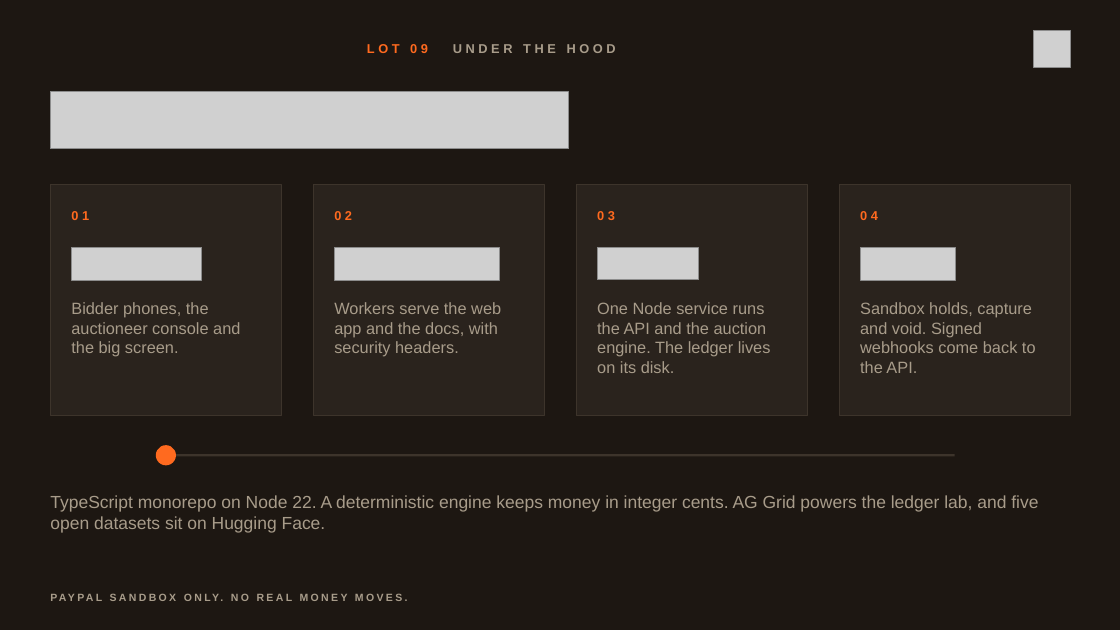
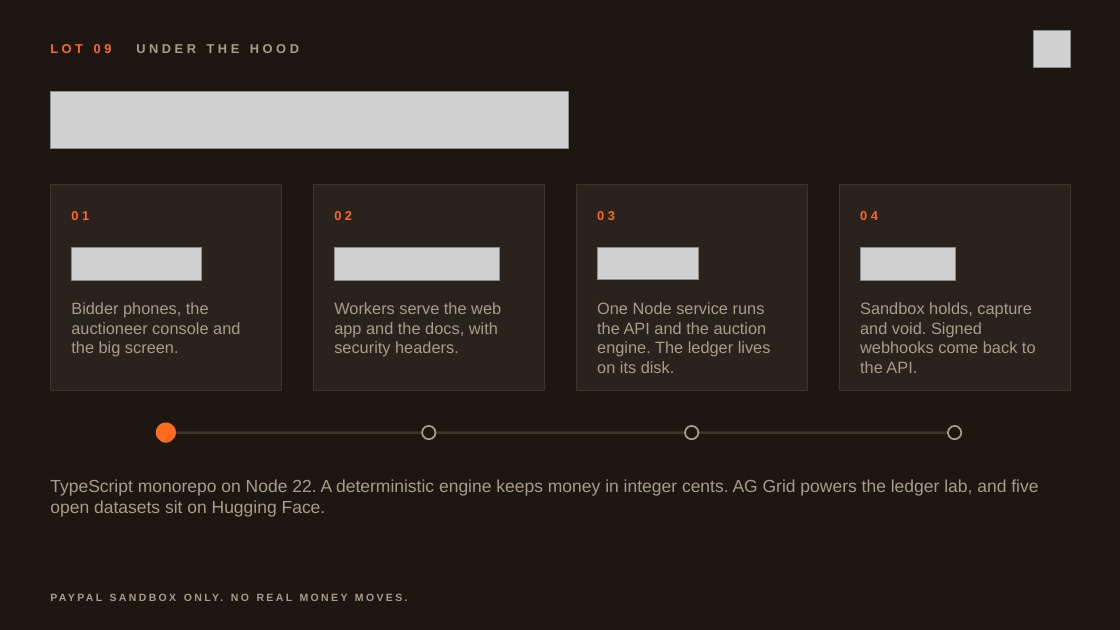
Before and after one commit to harshbhx/gavel-auction, a slide deck: slide 10 of brand/devpost/judges/GAVEL-judge-deck.pptx. Drawn at 1120x630 pixels with LibreOffice and Linux fonts; fonts in the diff are those of the drawing; grey boxes stand for pictures. Boxes give left, top, right and bottom in pixels: in the first picture for what was removed or moved away, otherwise in the second. Text is boxed around its words. In the diff, an @@ line names an element or a change of style, - is before the commit and + after.

```diff
--- a/brand/devpost/judges/GAVEL-judge-deck.pptx
+++ b/brand/devpost/judges/GAVEL-judge-deck.pptx
@@ title "LOT 09 UNDER THE HOOD" at <box>50,44,299,53</box>: alignment centre to left @@
@@ rectangle: place and size @@
-rectangle at <box>50,185,281,416</box>
+rectangle at <box>50,185,281,391</box>
@@ rectangle: place and size @@
-rectangle at <box>313,185,544,416</box>
+rectangle at <box>313,185,544,391</box>
@@ rectangle: place and size @@
-rectangle at <box>576,185,807,416</box>
+rectangle at <box>576,185,807,391</box>
@@ rectangle: place and size @@
-rectangle at <box>839,185,1070,416</box>
+rectangle at <box>839,185,1070,391</box>
@@ ellipse added at <box>155,423,176,443</box>, fill #FF6A1F @@
@@ ellipse: place and size @@
-ellipse at <box>155,445,176,465</box>
+ellipse at <box>160,426,173,439</box>
@@ ellipse at <box>160,426,173,439</box>: fill #FF6A1F to #1D1712; outline none to #A89C8A 1.5 pt @@
@@ line moved from (166, 455) - (955, 455) to (166, 433) - (955, 433) @@
@@ ellipse added at <box>423,426,436,439</box>, fill #1D1712, outline #A89C8A 1.5 pt @@
@@ ellipse added at <box>685,426,698,439</box>, fill #1D1712, outline #A89C8A 1.5 pt @@
@@ ellipse added at <box>949,426,962,439</box>, fill #1D1712, outline #A89C8A 1.5 pt @@
@@ text "TypeScript monorepo on Node 22. ...": place and size @@
-text "TypeScript monorepo on Node 22. ..." at <box>50,495,1038,533</box>
+text "TypeScript monorepo on Node 22. ..." at <box>50,479,1038,517</box>
```
Also in this commit, not shown: 13 other slides changed, 4 other files.
